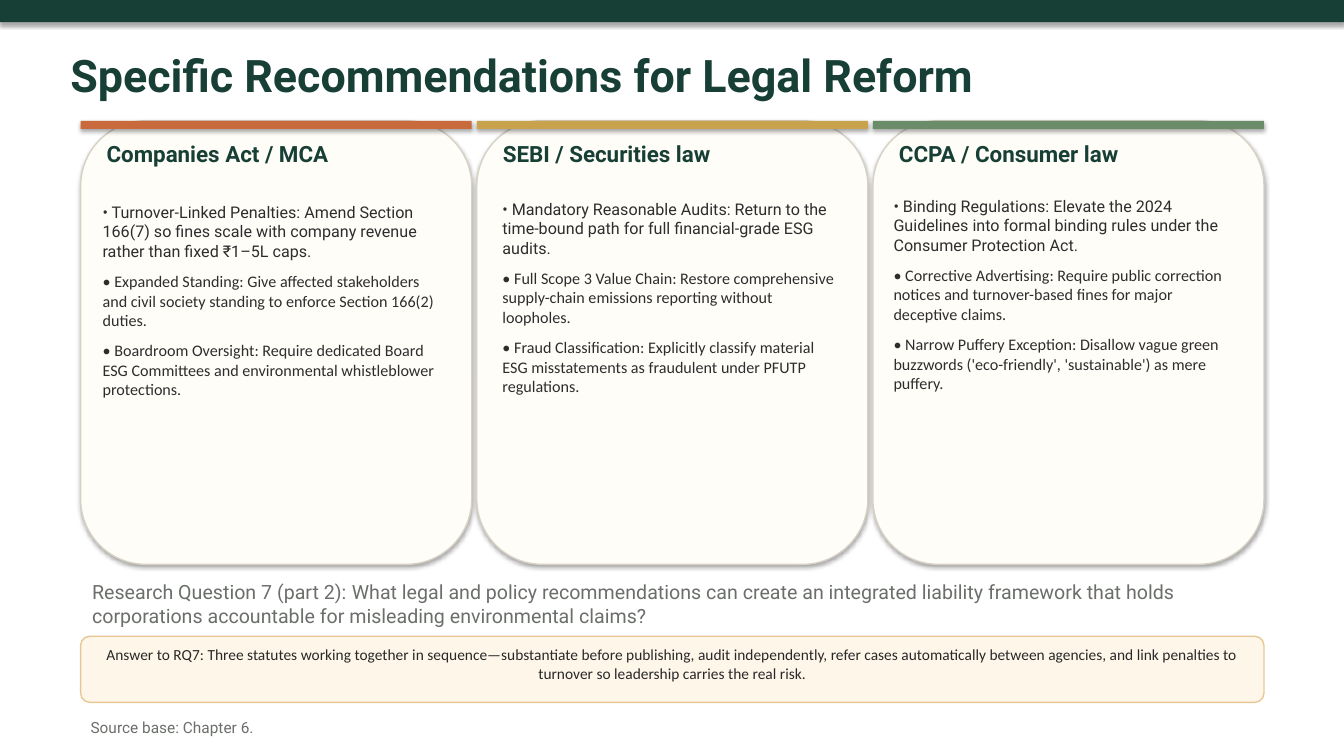
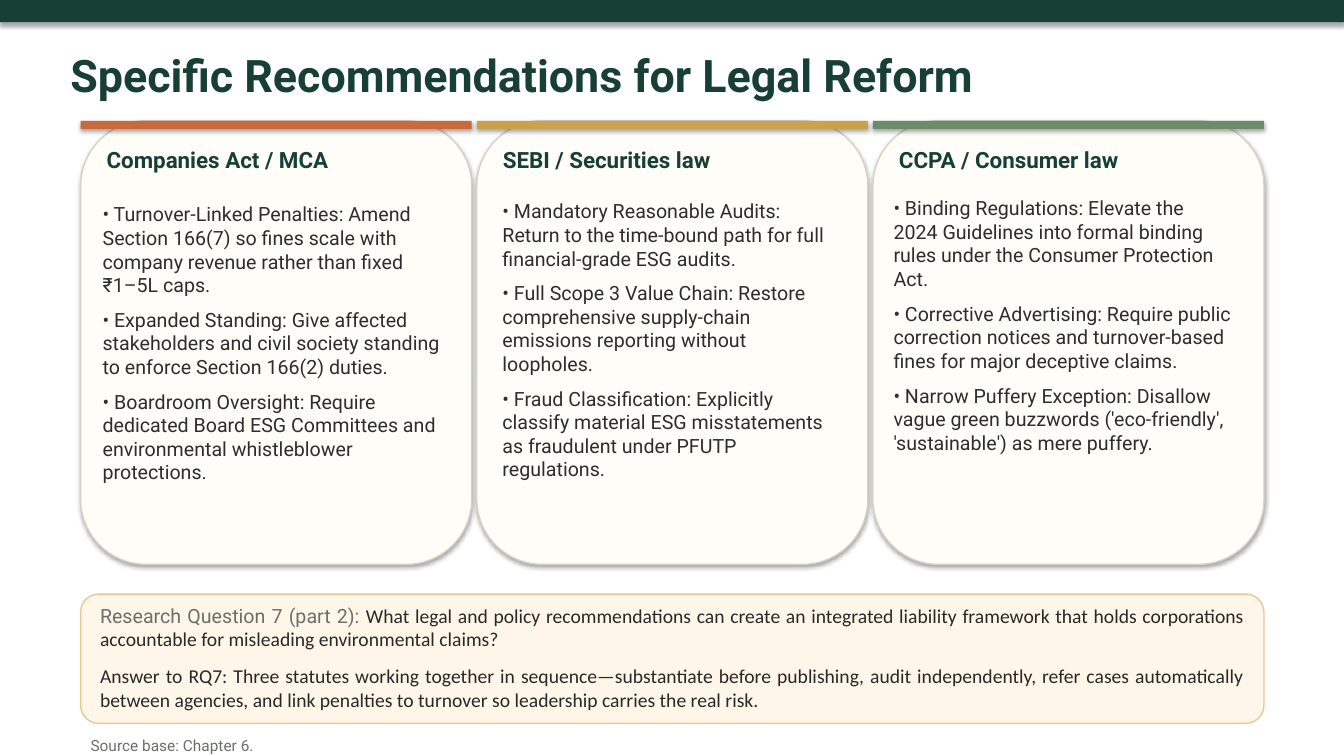
Before and after one commit to atul516/Final-VIva, a slide deck: slide 23 of Thesis Defence Presentation Final.pptx. Drawn at 1344x756 pixels with LibreOffice and Linux fonts; fonts in the diff are those of the drawing. Boxes give left, top, right and bottom in pixels: in the first picture for what was removed or moved away, otherwise in the second. Text is boxed around its words. In the diff, an @@ line names an element or a change of style, - is before the commit and + after.

Commit message:
docs: update thesis presentation slides and create comprehensive thesis text document

```diff
--- a/Thesis Defence Presentation Final.pptx
+++ b/Thesis Defence Presentation Final.pptx
@@ 3 texts: place and size @@
-3 texts at <box>107,145,1118,167</box>
+3 texts at <box>107,151,1118,173</box>
@@ text "• Turnover-Linked Penalties: Amend Section ..." at <box>103,206,440,483</box>: size 11.5 to 14 pt; font Calibri to Roboto in "• Expanded Standing: Give affected stakeholders and ...", "• Boardroom Oversight: Require dedicated Board ESG ..." @@
@@ text "• Mandatory Reasonable Audits: Return ..." at <box>502,203,824,480</box>: size 11.5 to 14 pt; font Calibri to Roboto in "• Full Scope 3 Value Chain: Restore ...", "• Fraud Classification: Explicitly classify material ESG ..." @@
@@ text "• Binding Regulations: Elevate the ..." at <box>894,200,1231,454</box>: size 11.5 to 14 pt; font Calibri to Roboto in "• Corrective Advertising: Require public correction notices ...", "• Narrow Puffery Exception: Disallow vague green ..." @@
@@ rounded rectangle: place and size @@
-rounded rectangle at <box>81,636,1264,703</box>
+rounded rectangle at <box>81,594,1264,723</box>
@@ text removed at <box>92,583,1174,627</box> @@
-Research Question 7 (part 2): What legal and policy recommendations can create an integrated liability framework that holds corporations accountable for misleading environmental claims?
@@ text "Research Question 7 (part 2): ...": place and size @@
-text "Research Question 7 (part 2): ..." at <box>106,649,1236,682</box>
+text "Research Question 7 (part 2): ..." at <box>100,607,1243,711</box>
@@ text at <box>100,607,1243,650</box>: paragraph added @@
+Research Question 7 (part 2): What legal and policy recommendations can create an integrated liability framework that holds corporations accountable for misleading environmental claims?
@@ text at <box>100,669,1243,711</box>: size 11 to 14 pt in "Answer to RQ7: Three statutes working together ..."; alignment centre to justified @@
@@ text "Source base: Chapter 6.": place and size @@
-text "Source base: Chapter 6." at <box>91,721,254,736</box>
+text "Source base: Chapter 6." at <box>91,739,254,754</box>
```
Also in this commit, not shown: 15 other slides changed, 1 other file.
